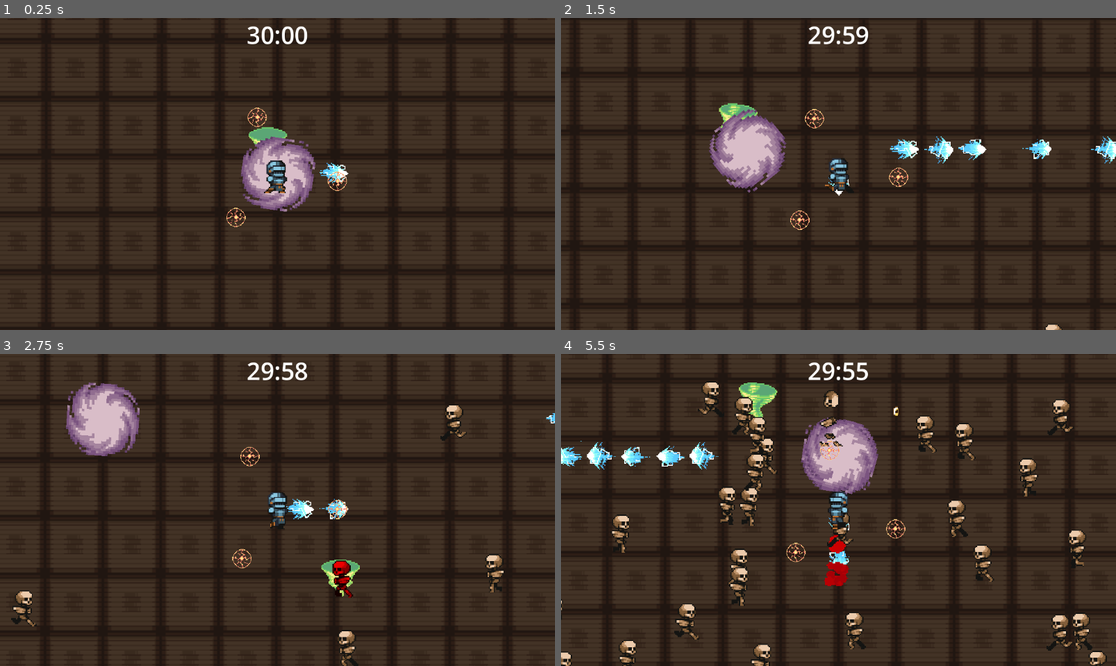
Above: before the commit, frames 1-4 (two rows, left to right).
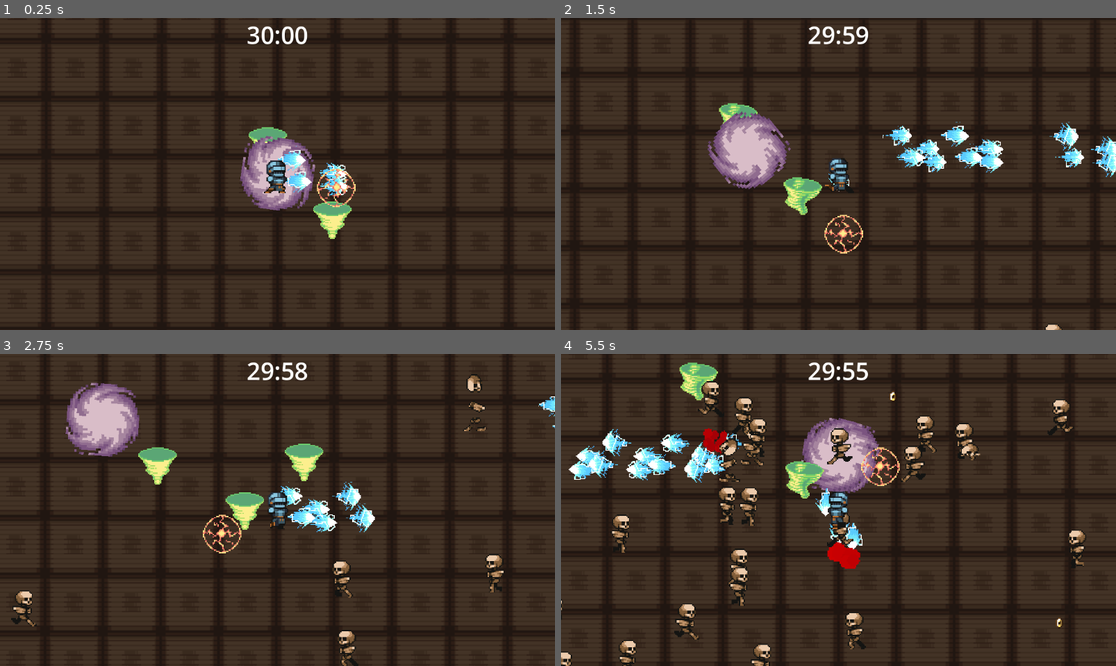
Above: after the commit, the same moments.

Repository: ethanreleford/Smashernization
Game: Godot game, scene res://scenes/world.tscn
Same seed, same stepped clock (60 frames per second), same inputs: the game is played once before the commit and once after it.
Inputs:
- Up to frame 1 (0.25 s): no input
- Up to frame 2 (1.5 s): hold D (Move Right) 0.53-1.28 s; hold S (Move Down) from 1.28 s (still down)
- Up to frame 3 (2.75 s): release S (Move Down) at 2.03 s; hold D (Move Right) from 2.03 s (still down)
- Up to frame 4 (5.5 s): release D (Move Right) at 2.78 s; hold W (Move Up) 2.78-3.53 s; hold A (Move Left) 3.53-5.03 s; hold S (Move Down) from 5.03 s (still down)

The runs differ from the first frame. In frame 1, 2.3% of the frame differs, in the area x 40-65%, y 28-71%; in frame 2, 4.5%; in frame 3, 5.3%; in frame 4, 9.2%, in the area x 0-99%, y 2-100%.

Commit message:
DAY 7.1
-Made new autoload file called upgrade_abilites to increase ability stats when upgrading

-still have to fix attributes for each ability and also  make ui to upgrade anytime I level up

-need to fix scaling issues with the ability nodes

Diff:
--- /dev/null
+++ b/autoload scripts/UpgradeAbilites.gd
@@ -0,0 +1,24 @@
+extends Node
+
+
+# Called when the node enters the scene tree for the first time.
+func _ready():
+	pass # Replace with function body.
+
+
+# Called every frame. 'delta' is the elapsed time since the previous frame.
+func _process(delta):
+	pass
+
+
+func increaseSize(sprite : AnimatedSprite2D, collision: CollisionShape2D, size : float):
+	print("increased size")
+	sprite.scale = Vector2(1 + size, 1 + size)
+	collision.scale = Vector2(1 + size, 1 + size)
+
+func increaseRange(ability : Node2D, size : float):
+	ability.scale = Vector2(1 + size, 1 + size)
+
+
+func increaseProjectileCount(ability : Node2D):
+	ability.projectileCount += 1
--- a/project.godot
+++ b/project.godot
@@ -18,6 +18,7 @@
 [autoload]
 
 Global="*res://autoload scripts/global.gd"
+UpgradeAbilites="*res://autoload scripts/UpgradeAbilites.gd"
 
 [input]
 
--- a/scenes/abilites/black_hole_node.tscn
+++ b/scenes/abilites/black_hole_node.tscn
@@ -50,7 +50,7 @@
 texture_filter = 1
 scale = Vector2(2, 2)
 sprite_frames = SubResource("SpriteFrames_b8ied")
-frame_progress = 0.999981
+frame_progress = 0.276422
 
 [node name="Area2D" type="Area2D" parent="."]
 
--- a/scripts/abilites/black_hole_node.gd
+++ b/scripts/abilites/black_hole_node.gd
@@ -55,7 +55,6 @@
 	#print(pull_force)
 	# Reduce enemy's speed as they get closer to the center (optional)
 	enemy.velocity = enemy.velocity.lerp(Vector2.ZERO, pull_decay)
-
 	# Apply the pull force to the enemy
 	enemy.position += pull_force
 
--- a/scripts/abilites/fire_aura_instance.gd
+++ b/scripts/abilites/fire_aura_instance.gd
@@ -4,6 +4,11 @@
 var playerInfo : CharacterBody2D
 var canSpawn : bool = true
 var spawn : bool = true
+var itemLevel : int = 2
+var projectileCount = 1
+
+@onready var upgrade_vars = get_node("/root/UpgradeAbilites")
+
 func _ready():
 	pass
 
@@ -11,35 +16,27 @@
 func _process(delta: float) -> void:
 	#spawn = false
 	if spawn == true:
-		spawnAura()
-
+		spawnAura(projectileCount)
 
 #playerInfo.global_position
-func spawnAura():
+func spawnAura(num_instances: int):
 	if canSpawn:
 		print("spawned")
 		canSpawn = false
-		var aura_instance = aura.instantiate()
-		aura_instance.global_position = global_position
-		aura_instance.angle = 0
-		add_child(aura_instance)
-		aura_instance.despawn()
-
-		var aura_instance1 = aura.instantiate()
-		aura_instance1.global_position = global_position
-		aura_instance1.angle = 90.0
-		add_child(aura_instance1)
-		aura_instance1.despawn()
-
-		var aura_instance2 = aura.instantiate()
-		aura_instance2.global_position = global_position
-		aura_instance2.angle = 180.0
-		add_child(aura_instance2)
-		aura_instance2.despawn()
+		await upgrade_vars.increaseProjectileCount(self)
+		#await upgrade_vars.increaseRange(self, 1)
+		for i in range(num_instances):
+			var aura_instance = aura.instantiate()
+			aura_instance.global_position = global_position
+			var angle = (i * 360.0) / num_instances  # Evenly spaced angles
+			aura_instance.angle = deg_to_rad(angle)  # Convert degrees to radians
+			add_child(aura_instance)
+			aura_instance.despawn()
 
 		await get_tree().create_timer(10).timeout
 		canSpawn = true
-		#aura_instance.despawn()
+
+
 
 func _on_player_face(pos: Vector2, player: CharacterBody2D) -> void:
 	#print(player.global_position)
--- a/scripts/abilites/fire_aura_node.gd
+++ b/scripts/abilites/fire_aura_node.gd
@@ -2,13 +2,15 @@
 
 var angle : float = 0.0
 var radius : float = 50.0  # Adjust this to set the radius of the circular path
-var speed : float = 10.0 # Speed of rotation in radians per second
+var speed : float = 1.0 # Speed of rotation in radians per second
 var damage : int = 50
+
 @onready var global_vars = get_node("/root/Global")
+@onready var upgrade_vars = get_node("/root/UpgradeAbilites")
 
 func _ready():
 	$AnimatedSprite2D.play("default")
-
+	await upgrade_vars.increaseSize($AnimatedSprite2D, $Area2D/CollisionShape2D, 0)
 # Called every frame. 'delta' is the elapsed time since the previous frame.
 func _process(delta: float) -> void:
 	angle += delta * speed
--- a/scripts/abilites/knife_throw_instance.gd
+++ b/scripts/abilites/knife_throw_instance.gd
@@ -17,47 +17,26 @@
 func fireProjectile():
 	if canShoot:
 		canShoot = false
-		#print(direction)
-		if playerInfo.level >= 1:
-			# First projectile instantiation
-			var projectile_instance1 = projectile.instantiate()
-			projectile_instance1.global_position = global_position
-			get_tree().root.add_child(projectile_instance1)
-			projectile_instance1.rotation += direction.angle()
-			projectile_instance1.direction = direction
-			#print("1")
-			# Delay before firing the next projectile
-			await get_tree().create_timer(0.05).timeout
 
-		if playerInfo.level >= 2:
-			# Second projectile instantiation
-			var projectile_instance2 = projectile.instantiate()
-			projectile_instance2.global_position = global_position + (Vector2(11,11) * fixKnifeTrajectory(direction))
-			get_tree().root.add_child(projectile_instance2)
-			projectile_instance2.rotation += direction.angle()
-			projectile_instance2.direction = direction
-			#print("2")
-			await get_tree().create_timer(0.05).timeout
-		if playerInfo.level >= 3:
-			# Second projectile instantiation
-			var projectile_instance3 = projectile.instantiate()
-			projectile_instance3.global_position = global_position + (Vector2(-11,-11) * fixKnifeTrajectory(direction))
-			get_tree().root.add_child(projectile_instance3)
-			projectile_instance3.rotation += direction.angle()
-			projectile_instance3.direction = direction
-			#print("3")
-			await get_tree().create_timer(0.05).timeout
-		if playerInfo.level >= 4:
-			# fourth projectile instantiation
-			var projectile_instance4 = projectile.instantiate()
-			projectile_instance4.global_position = global_position + (Vector2(7,7) * fixKnifeTrajectory(direction))
-			get_tree().root.add_child(projectile_instance4)
-			projectile_instance4.rotation += direction.angle()
-			projectile_instance4.direction = direction
-		#print("4")
-		await get_tree().create_timer(cooldown).timeout
-		#decreaseCooldown()
+		var offsets = [
+			Vector2(0, 0),
+			Vector2(11, 11),
+			Vector2(-11, -11),
+			Vector2(7, 7)
+		]
+
+		for offset in offsets:
+			var projectile_instance = projectile.instantiate()
+			projectile_instance.global_position = global_position + (offset * fixKnifeTrajectory(direction))
+			projectile_instance.rotation += direction.angle()
+			projectile_instance.direction = direction
+			get_tree().root.add_child(projectile_instance)
+
+			await get_tree().create_timer(0.05).timeout  # Delay between projectiles
+
+		await get_tree().create_timer(cooldown).timeout  # Final cooldown
 		canShoot = true
+
 
 func fixKnifeTrajectory(givenDirection: Vector2) -> Vector2:
 	#print(givenDirection)
--- a/scripts/abilites/tornado_instance.gd
+++ b/scripts/abilites/tornado_instance.gd
@@ -10,7 +10,7 @@
 var radius : float = 50.0
 var speed : float = 200.0
 var spawn : bool = true
-
+var itemLevel : int = 1
 
 func _ready():
 	pass
@@ -20,30 +20,37 @@
 func _process(delta):
 	#spawn = false
 	if spawn == true:
-		spawnTornado(delta)
+		spawnTornado(delta, 2)
 
 
-func spawnTornado(delta):
+func spawnTornado(delta, num_instances: int):
 	if canSpawn:
-		angle = rng.randf_range(0, 360.0)
-		radius = rng.randf_range(0, 100.0)
-		angle += delta * speed
-		position = Vector2(
-		cos(angle) * radius,
-		sin(angle) * radius
-		) + Vector2.ZERO  # Center of the circular path, adjust if needed
 		canSpawn = false
-		var tornado_instance = tornado.instantiate()
-		tornado_instance.global_position = global_position
-		tornado_instance.angle = angle
-		tornado_instance.radius = radius
-		#print(angle)
-		#print(radius)
-		get_tree().root.add_child(tornado_instance)
+
+		for i in range(num_instances):
+			calculatePosition(delta)  # Update position before each spawn
+
+			var tornado_instance = tornado.instantiate()
+			tornado_instance.global_position = global_position
+			tornado_instance.angle = angle
+			tornado_instance.radius = radius
+
+			get_tree().root.add_child(tornado_instance)
+
 		await get_tree().create_timer(2.5).timeout
 		canSpawn = true
 
 
+
+func calculatePosition(delta):
+	angle = rng.randf_range(0, 360.0)
+	radius = rng.randf_range(0, 100.0)
+	angle += delta * speed
+	position = Vector2(
+	cos(angle) * radius,
+	sin(angle) * radius
+	) + Vector2.ZERO  # Center of the circular path, adjust if needed
+
 func _on_player_face(pos, player):
 	direction = pos
 	playerInfo = player
--- a/scripts/abilites/tornado_node.gd
+++ b/scripts/abilites/tornado_node.gd
@@ -13,6 +13,7 @@
 # Called when the node enters the scene tree for the first time.
 func _ready():
 	$AnimatedSprite2D.play("default")
+
 
 
 # Called every frame. 'delta' is the elapsed time since the previous frame.
